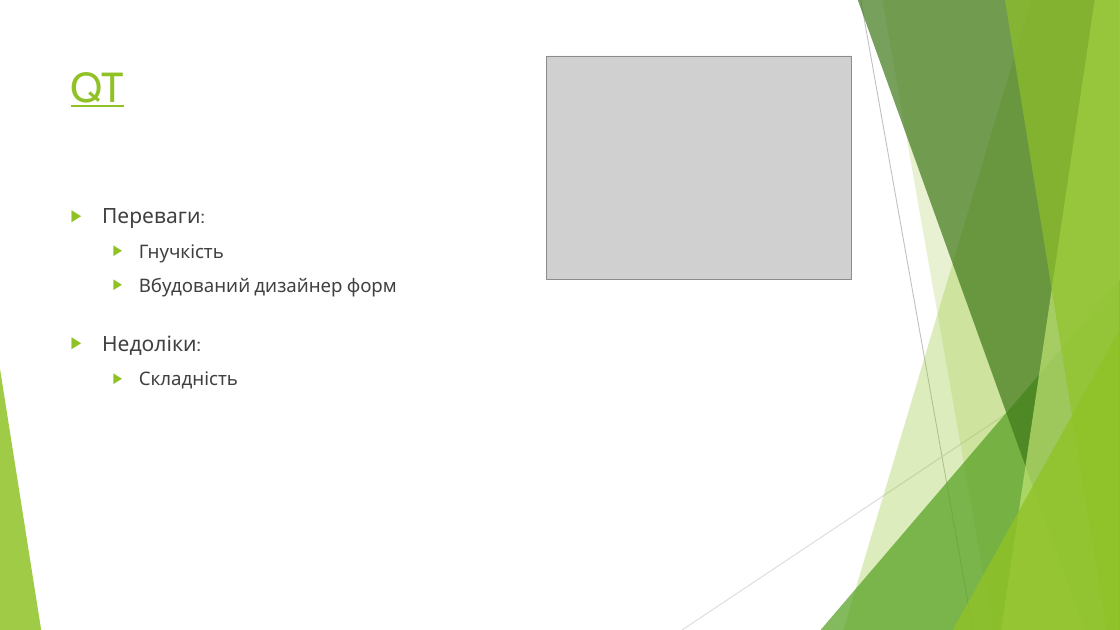
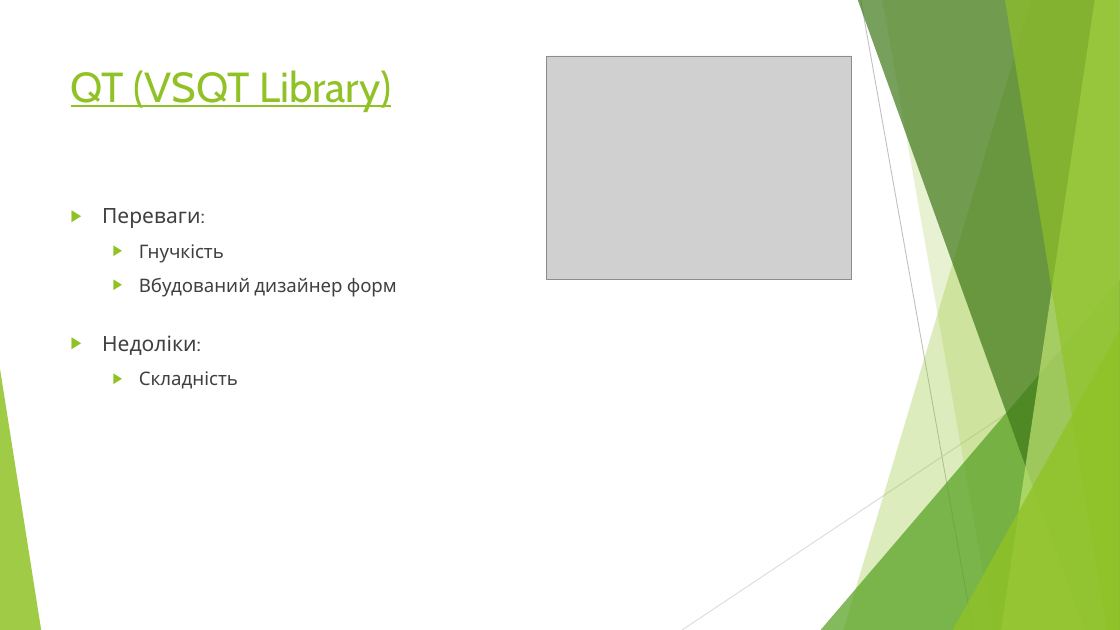
Before and after one commit to BohdanRozov/Boida27, a slide deck: slide 12 of Курсова робота на тему.pptx (slide 7 before the commit). Drawn at 1120x630 pixels with LibreOffice and Linux fonts; fonts in the diff are those of the drawing; grey boxes stand for pictures. Boxes give left, top, right and bottom in pixels: in the first picture for what was removed or moved away, otherwise in the second. Text is boxed around its words. In the diff, an @@ line names an element or a change of style, - is before the commit and + after.

Commit message:
Work on the ppt 2

```diff
--- a/Курсова робота на тему.pptx
+++ b/Курсова робота на тему.pptx
@@ title at [71,70,391,112]: text changed @@
-QT
+QT (VSQT Library)
```
Also in this commit, not shown: 12 slides added, 4 other files.
